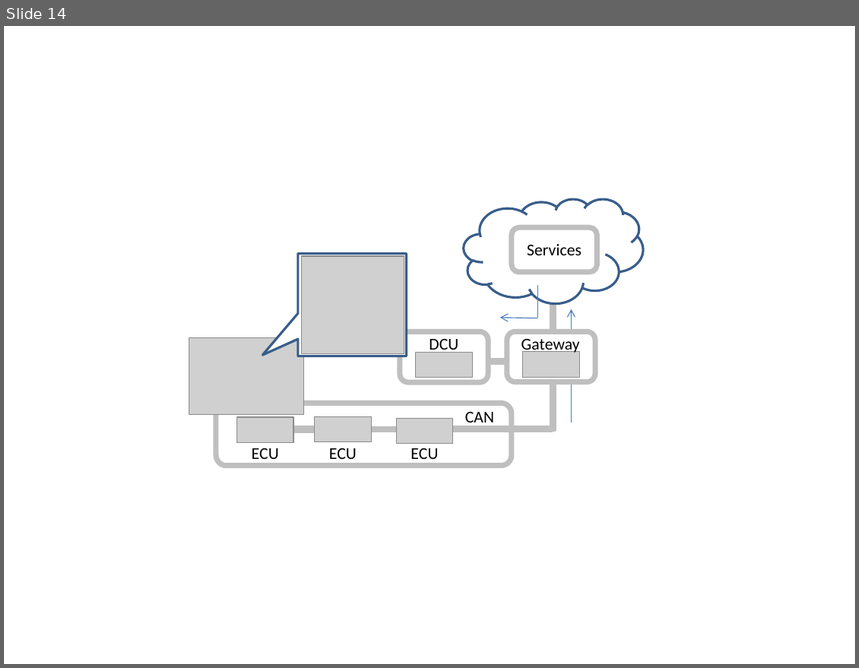
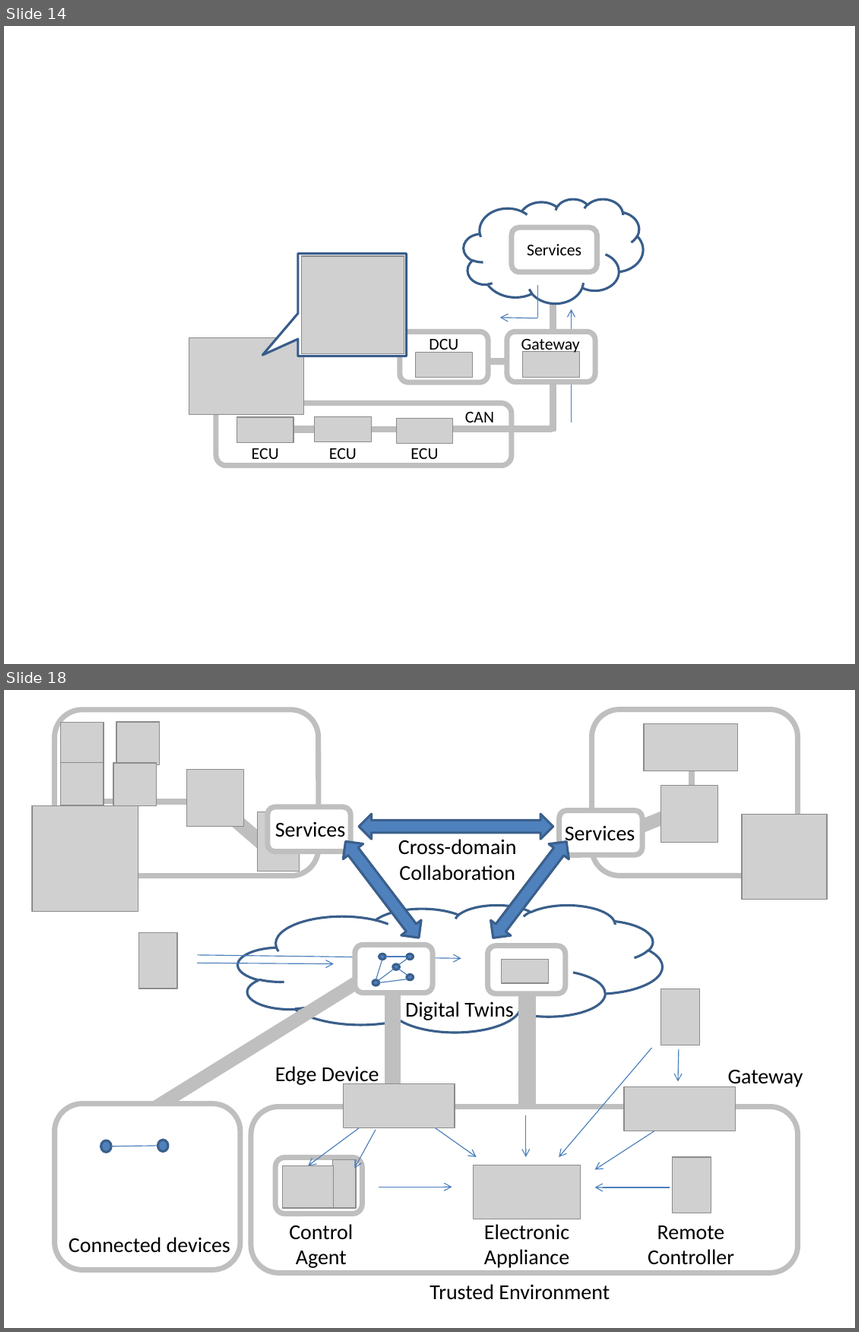
Before and after one commit to w3c/wot-architecture, a slide deck: images/wot-use-cases/wot-use-cases-large.pptx. Shown one above the other, each under a label of ours: slide 14 before the commit, slides 14 and 18 after it; the slides between them are not shown. The pictures are 859x668 and 859x1332 pixels, drawn with LibreOffice and Linux fonts; fonts in the diff are those of the drawing; grey boxes stand for pictures. Boxes give left, top, right and bottom in pixels: in the first picture for what was removed or moved away, otherwise in the second. Text is boxed around its words. In the diff, an @@ line names an element or a change of style, - is before the commit and + after.

```diff
--- a/images/wot-use-cases/wot-use-cases-large.pptx
+++ b/images/wot-use-cases/wot-use-cases-large.pptx
@@ slide 18 added at (x1=4, y1=690, x2=855, y2=1328), background #FFFFFF @@
@@ group added at (x1=32, y1=710, x2=827, y2=1300): 19 pictures, 11 texts, 11 arrows, 9 rounded rectangles, 8 rectangles, 7 ellipses, 7 lines, 3 left right arrows, 1 cloud @@
+Remote
+Controller
+Electronic
+Appliance
+Trusted Environment
+Control
+Agent
+Gateway
+Edge Device
+Connected devices
+Services
+Cross-domain
+Collaboration
+Services
+Digital Twins
```
Also in this commit, not shown: 3 other slides added, 1 other file.
